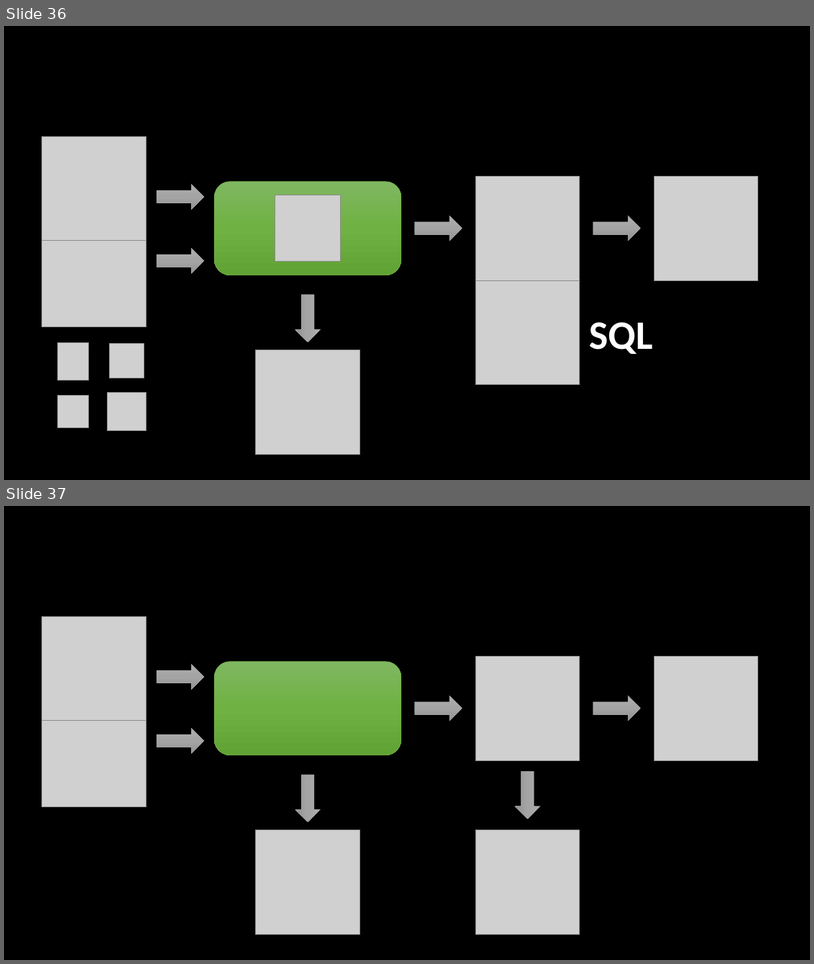
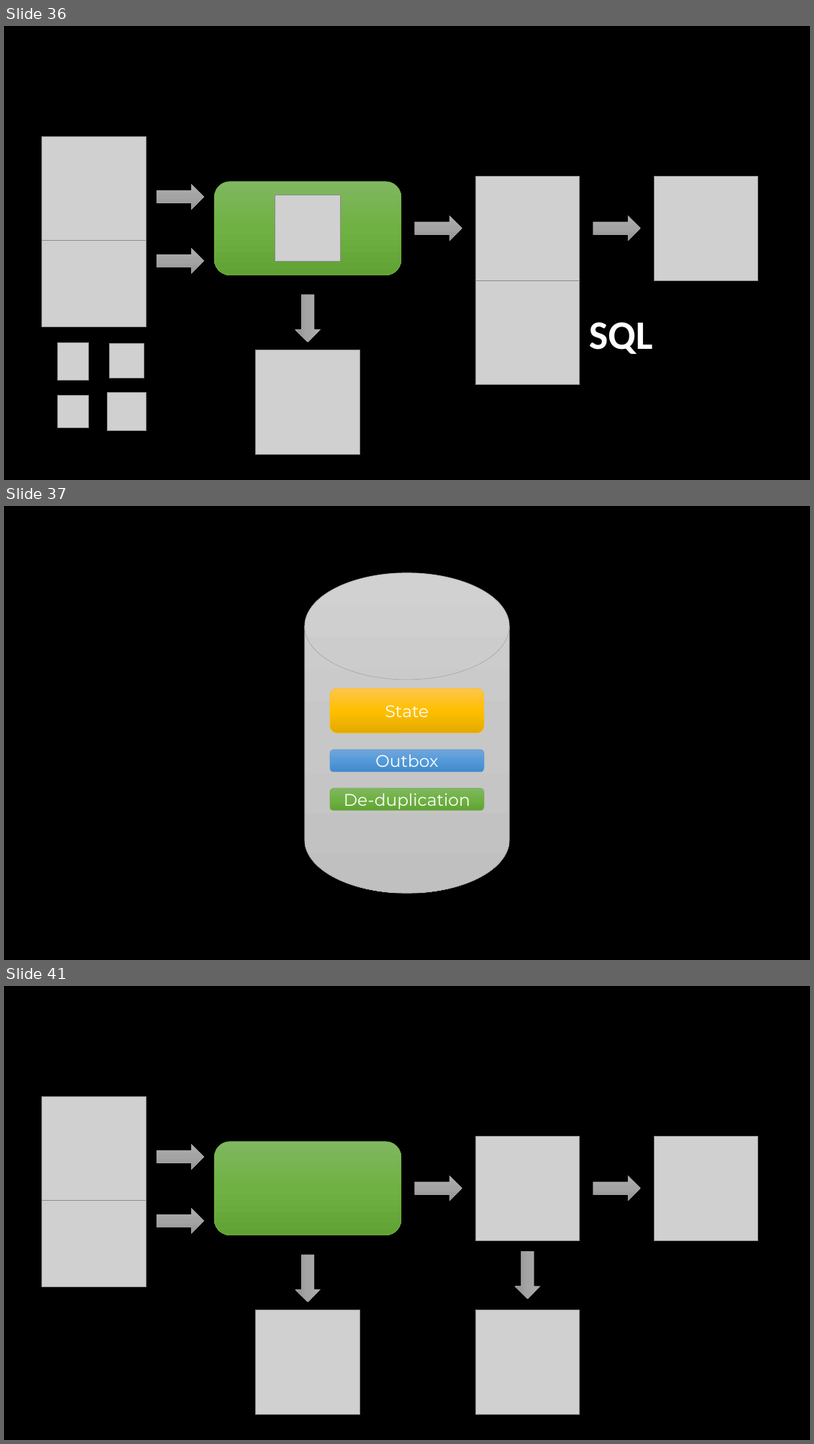
Before and after one commit to SzymonPobiega/MessagingInfrastructure, a slide deck: docs/images.pptx. Shown one above the other, each under a label of ours: slides 36 and 37 before the commit, slides 36, 37 and 41 after it; the slides between them are not shown. The pictures are 814x964 and 814x1444 pixels, drawn with LibreOffice and Linux fonts; fonts in the diff are those of the drawing; grey boxes stand for pictures. Boxes give left, top, right and bottom in pixels: in the first picture for what was removed or moved away, otherwise in the second. Text is boxed around its words. In the diff, an @@ line names an element or a change of style, - is before the commit and + after.

```diff
--- a/docs/images.pptx
+++ b/docs/images.pptx
@@ slide 37 added at (4, 506, 810, 960), background #000000 @@
@@ group added at (305, 572, 509, 893): 3 rounded rectangles, 1 cylinder @@
+State
+De-duplication
+Outbox
@@ what was slide 37 is now slide 41 @@
```
Also in this commit, not shown: 3 other slides added, 50 other files.
